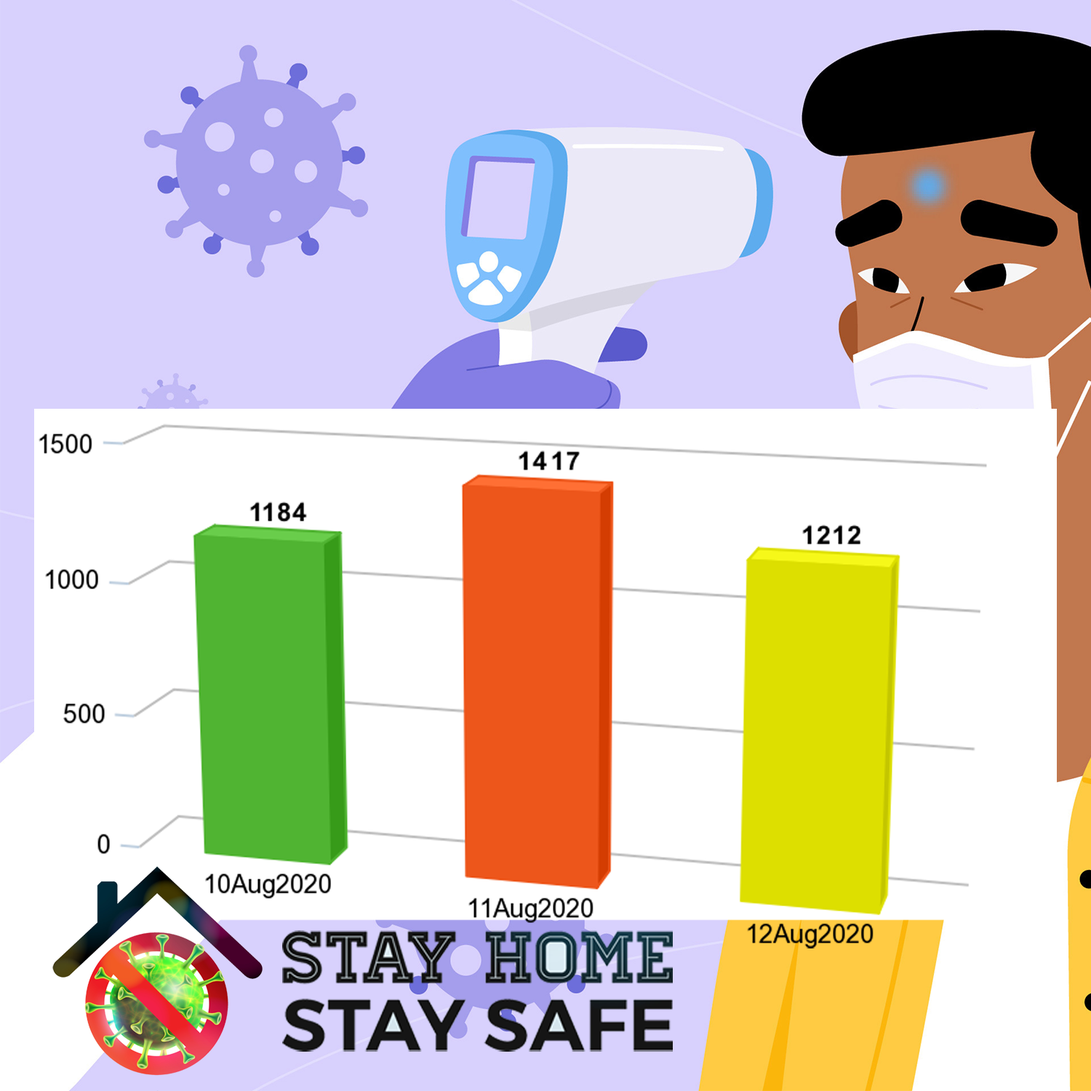
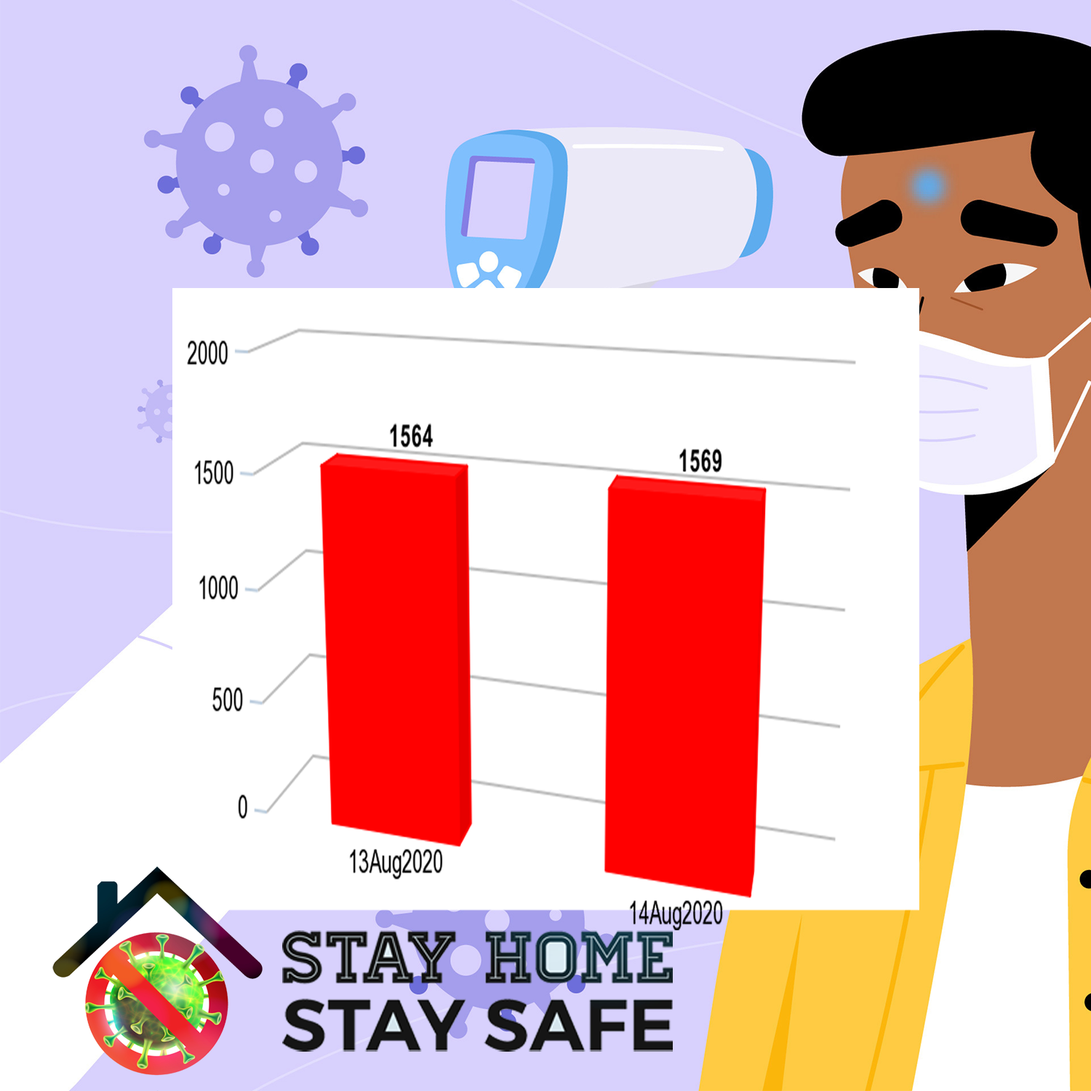
Layer changes from the first 1091×1091 image to the second:
painted on "Layer 4" over [34,288,1058,949]
